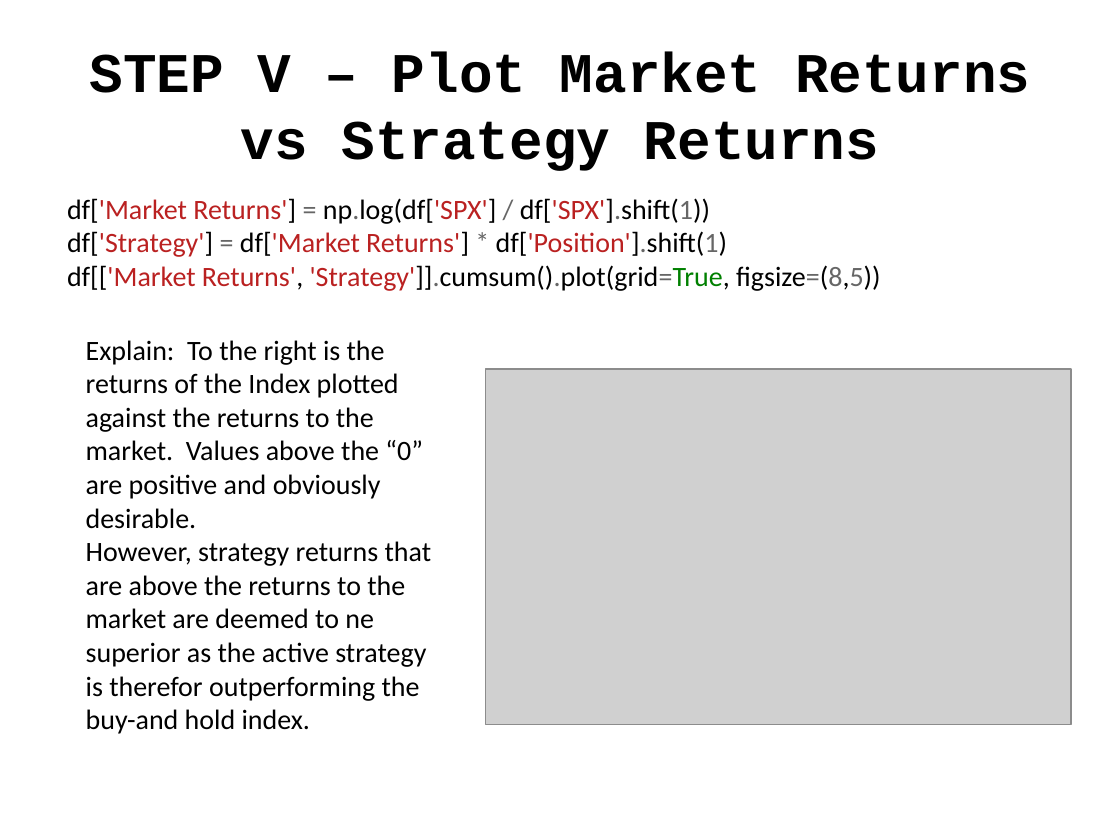
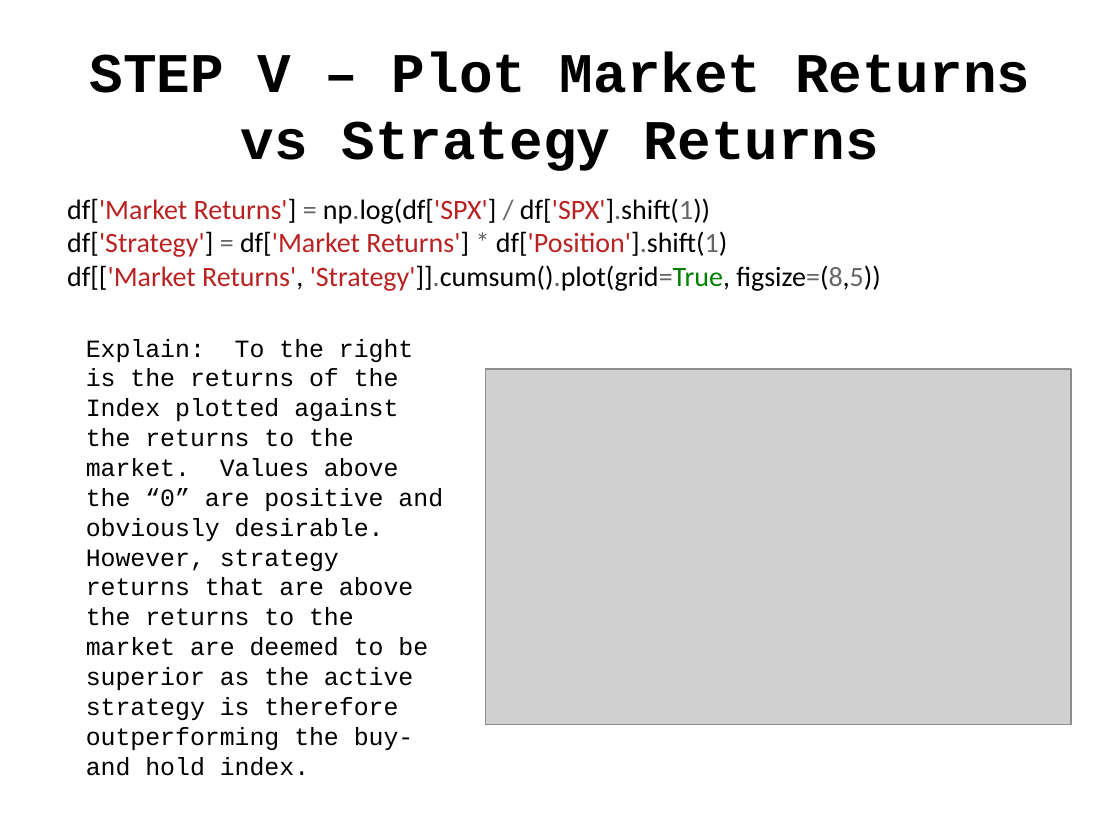
Before and after one commit to jgerarda/ALEXANDER_JASON_G, a slide deck: slide 13 of ALEXANDER_GA DS Final.pptx. Drawn at 1120x840 pixels with LibreOffice and Linux fonts; fonts in the diff are those of the drawing; grey boxes stand for pictures. Boxes give left, top, right and bottom in pixels: in the first picture for what was removed or moved away, otherwise in the second. Text is boxed around its words. In the diff, an @@ line names an element or a change of style, - is before the commit and + after.

```diff
--- a/ALEXANDER_GA DS Final.pptx
+++ b/ALEXANDER_GA DS Final.pptx
@@ text at bbox=[86, 339, 443, 541]: size 18 to 16 pt, font Calibri to Courier New in "Explain: To the right is the returns ..." @@
@@ text at bbox=[86, 549, 428, 776]: text changed; size 18 to 16 pt; font Calibri to Courier New @@
-However, strategy returns that are above the returns to the market are deemed to ne superior as the active strategy is therefor outperforming the buy-and hold index.
+However, strategy returns that are above the returns to the market are deemed to be superior as the active strategy is therefore outperforming the buy-and hold index.
```
Also in this commit, not shown: 8 other slides changed, 1 other file.
